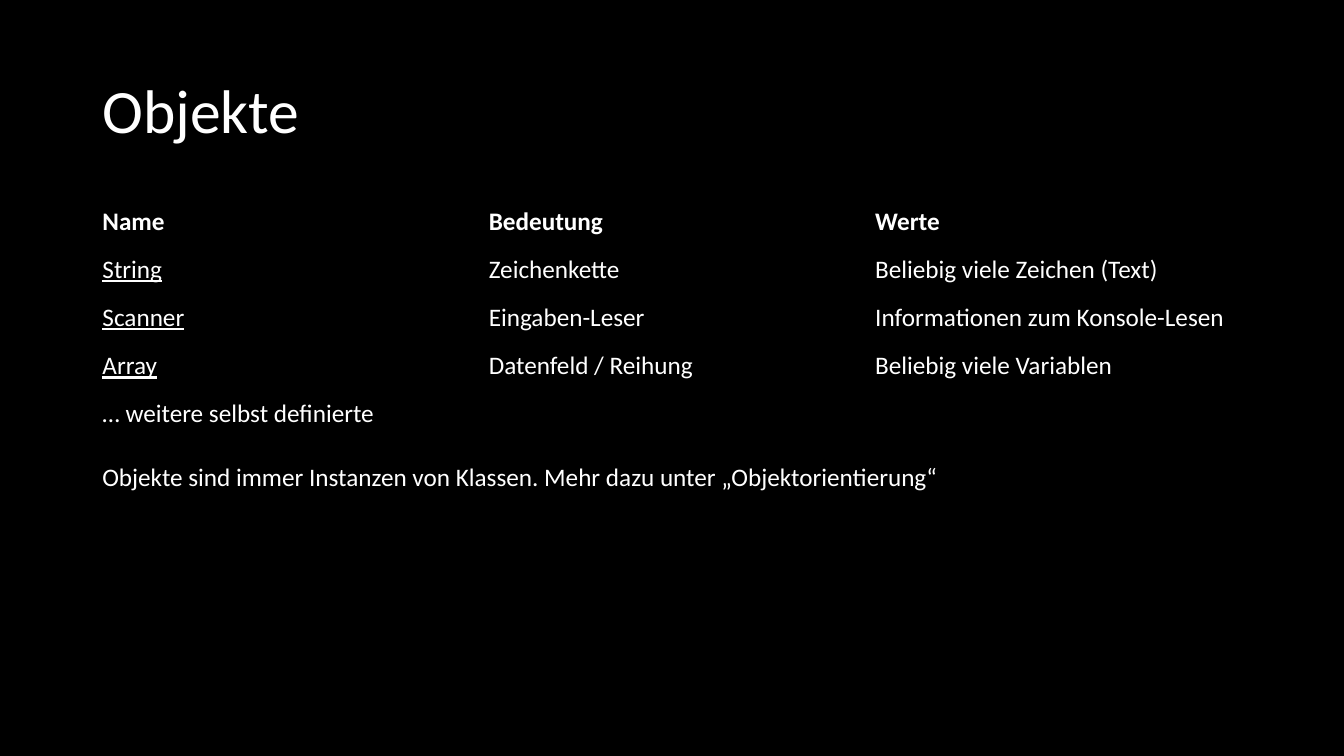
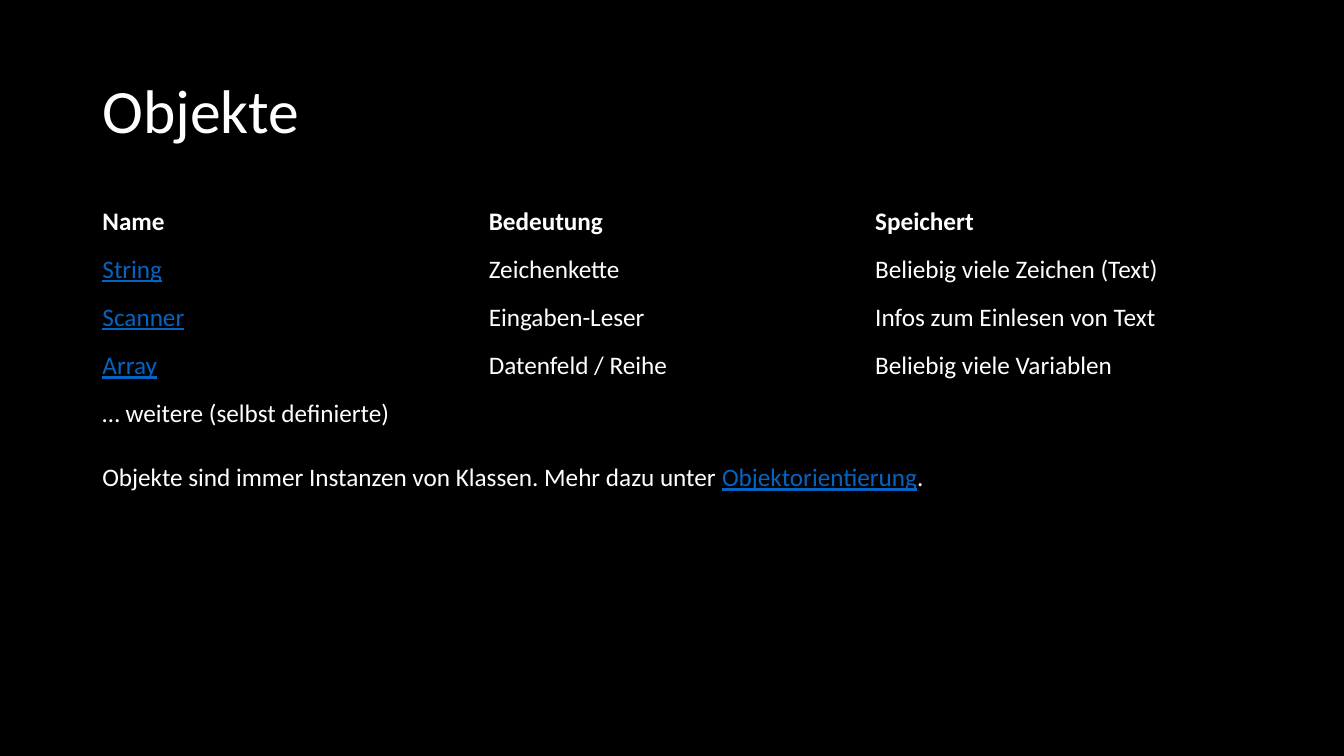
Before and after one commit to Cactusroot/Java, a slide deck: slide 10 of src/Java.pptx. Drawn at 1344x756 pixels with LibreOffice and Linux fonts; fonts in the diff are those of the drawing. Boxes give left, top, right and bottom in pixels: in the first picture for what was removed or moved away, otherwise in the second. Text is boxed around its words. In the diff, an @@ line names an element or a change of style, - is before the commit and + after.

```diff
--- a/src/Java.pptx
+++ b/src/Java.pptx
@@ table at [93,202,1251,443] @@
-row 1, column 3: Werte
+row 1, column 3: Speichert
-row 3, column 3: Informationen zum Konsole-Lesen
+row 3, column 3: Infos zum Einlesen von Text
-row 4, column 2: Datenfeld / Reihung
+row 4, column 2: Datenfeld / Reihe
-row 5, column 1: … weitere selbst definierte
+row 5, column 1: … weitere (selbst definierte)
@@ text colour #FFFFFF to #0563C1 in "String", "Scanner", "Array" @@
@@ text at [102,468,923,491]: text changed @@
-Objekte sind immer Instanzen von Klassen. Mehr dazu unter „Objektorientierung“
+Objekte sind immer Instanzen von Klassen. Mehr dazu unter Objektorientierung.
```
Also in this commit, not shown: 7 other slides changed, 1 slide added, 4 other files.
